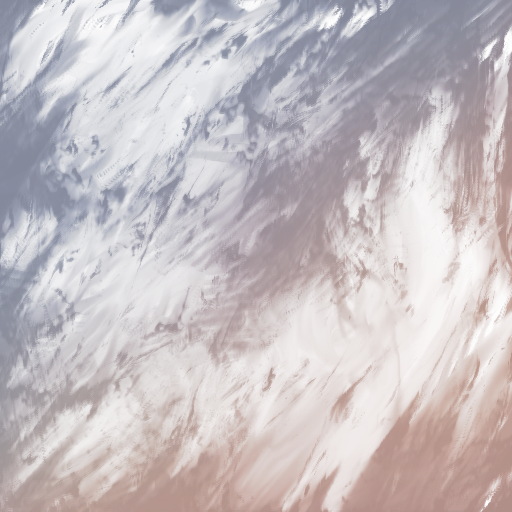
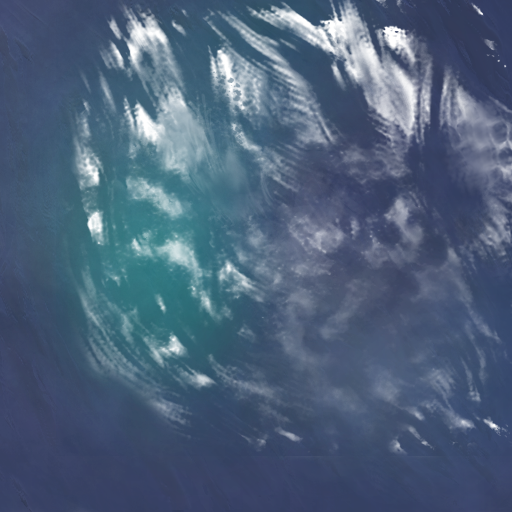
Before/after of a 512 × 512 layered artwork. What changed in the layer stack:
added layer "green" in group "Layer 3" over 0, 0, 512, 512
added layer "grey" in group "Layer 3" over 0, 0, 512, 512
"Layer 1 Merged": opacity 25% → 17%, blend other → multiply, moved it above "Copy of Layer 1 Merged", painted on it over 0, 0, 512, 512
removed layer "Copy of Layer 6" (was other, 23%) from group "Layer 3" over 0, 0, 512, 512
removed layer "Layer 6" (was linear burn, 14%) from group "Layer 3" over 0, 0, 512, 512
removed layer "Layer 5" (was 67%) from group "Layer 3" over 0, 0, 512, 512
removed layer "Layer 4" from group "Layer 3" over 0, 0, 512, 512
"Copy of Layer 1 Merged": opacity 18% → 4%, blend divide → luminosity, painted on it over 0, 0, 512, 512
added layer "Paint Layer 7(pasted)" in group "Layer 3" over 0, 0, 512, 512
